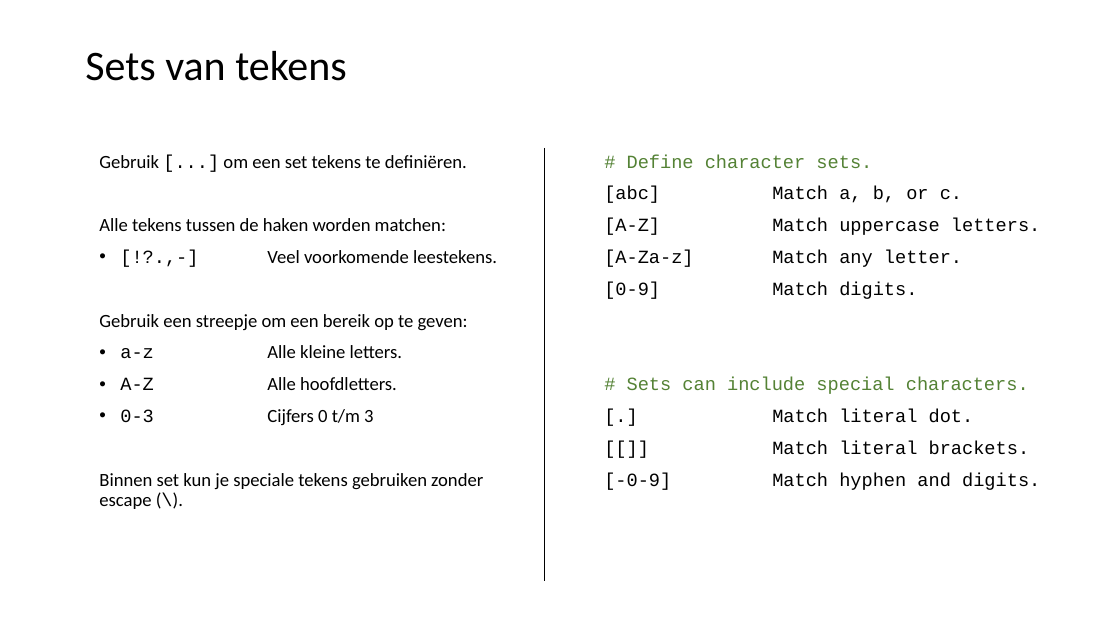
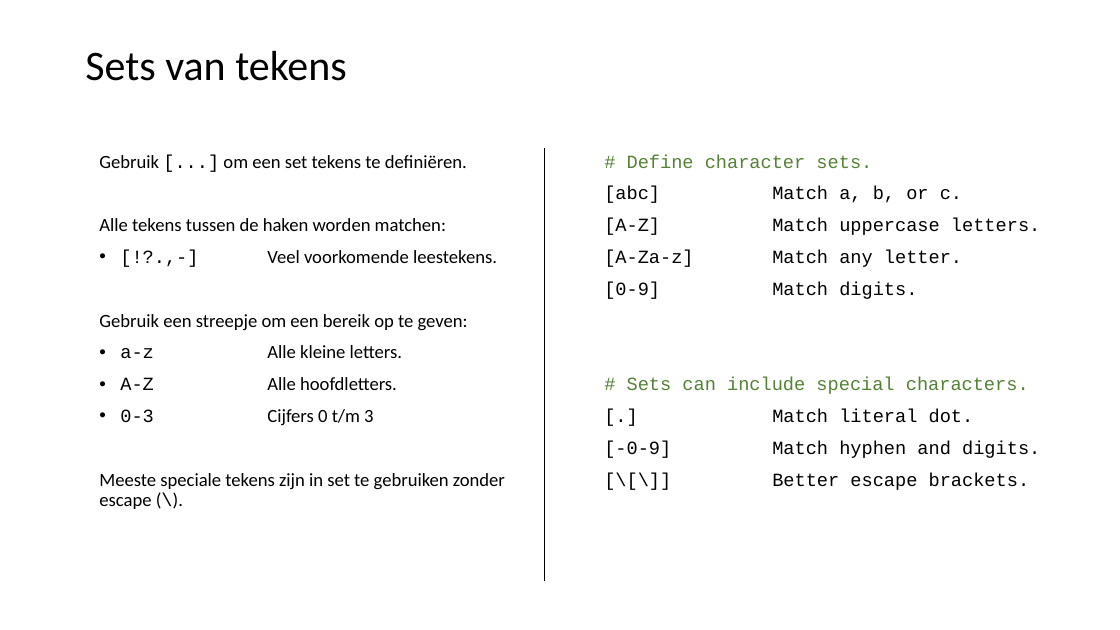
Before and after one commit to LFKoning/knowledge-sharing, a slide deck: slide 19 of python_trainees/5_nlp/python_traineeship_5.pptx. Drawn at 1120x630 pixels with LibreOffice and Linux fonts; fonts in the diff are those of the drawing. Boxes give left, top, right and bottom in pixels: in the first picture for what was removed or moved away, otherwise in the second. Text is boxed around its words. In the diff, an @@ line names an element or a change of style, - is before the commit and + after.

```diff
--- a/python_trainees/5_nlp/python_traineeship_5.pptx
+++ b/python_trainees/5_nlp/python_traineeship_5.pptx
@@ text at (x1=772, y1=441, x2=1030, y2=455): paragraph removed @@
-[[]] Match literal brackets.
@@ text at (x1=99, y1=473, x2=505, y2=509): text changed @@
-Binnen set kun je speciale tekens gebruiken zonder escape (\).
+Meeste speciale tekens zijn in set te gebruiken zonder escape (\).
@@ text at (x1=772, y1=473, x2=1030, y2=490): paragraph added @@
+[\[\]] Better escape brackets.
```
Also in this commit, not shown: 16 other slides changed, 9 other files.
